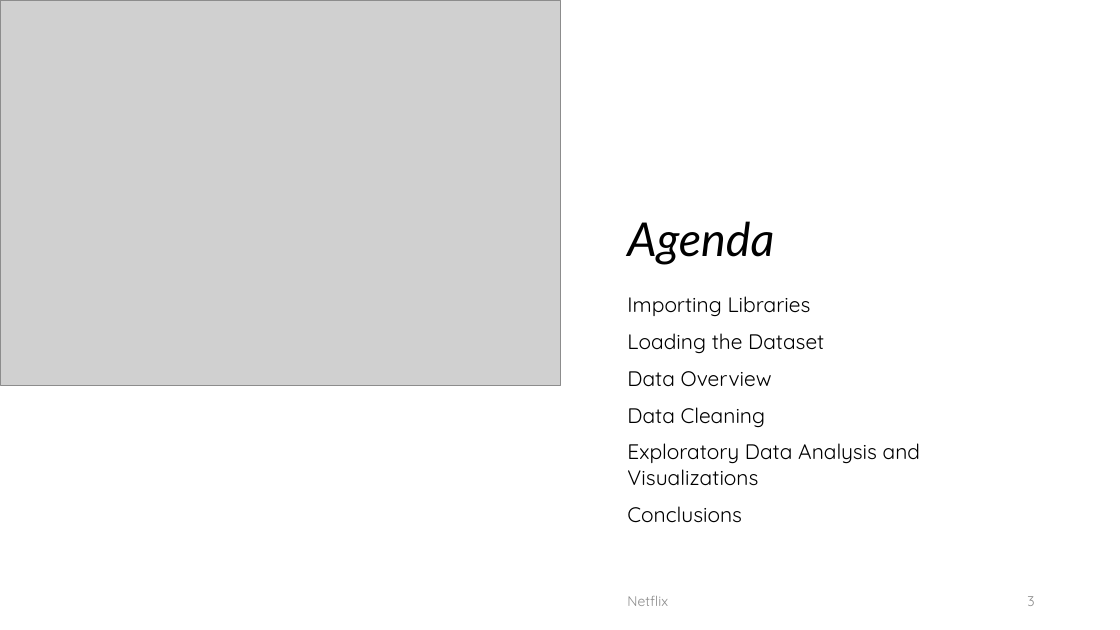
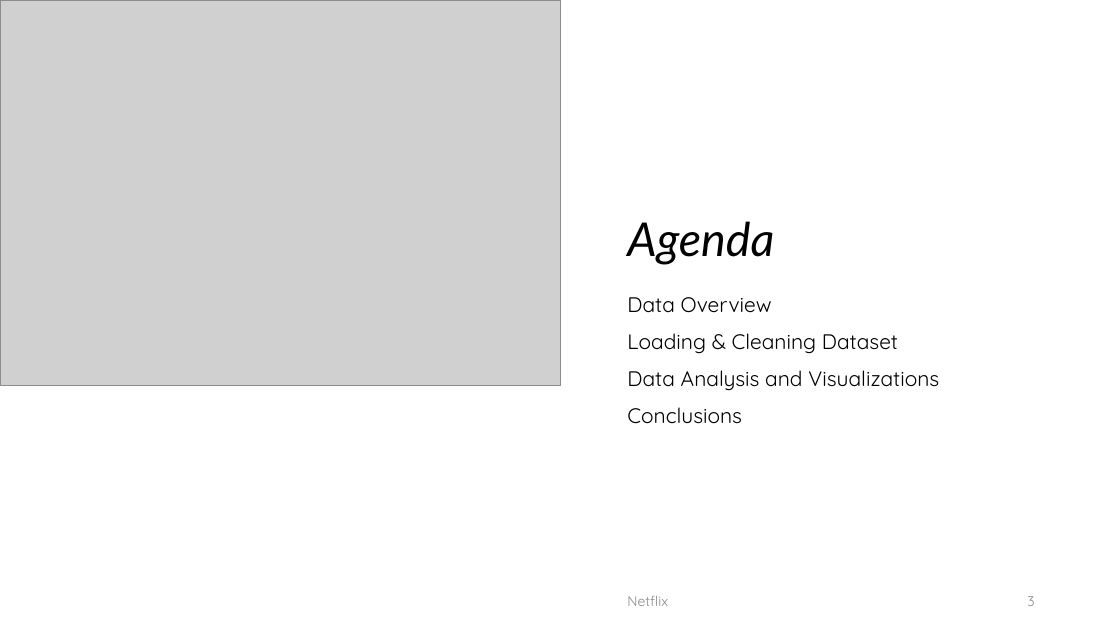
Before and after one commit to Kevinle76/NetFlix, a slide deck: slide 3 of Project_1.pptx. Drawn at 1120x630 pixels with LibreOffice and Linux fonts; fonts in the diff are those of the drawing; grey boxes stand for pictures. Boxes give left, top, right and bottom in pixels: in the first picture for what was removed or moved away, otherwise in the second. Text is boxed around its words. In the diff, an @@ line names an element or a change of style, - is before the commit and + after.

Commit message:
edit some slides

```diff
--- a/Project_1.pptx
+++ b/Project_1.pptx
@@ text at (x1=627, y1=296, x2=824, y2=354): paragraphs removed @@
-Importing Libraries
-Loading the Dataset
@@ text at (x1=627, y1=333, x2=939, y2=391): text changed @@
-Data Cleaning
-Exploratory Data Analysis and Visualizations
+Loading & Cleaning Dataset
+Data Analysis and Visualizations
```
Also in this commit, not shown: 2 slides added.
